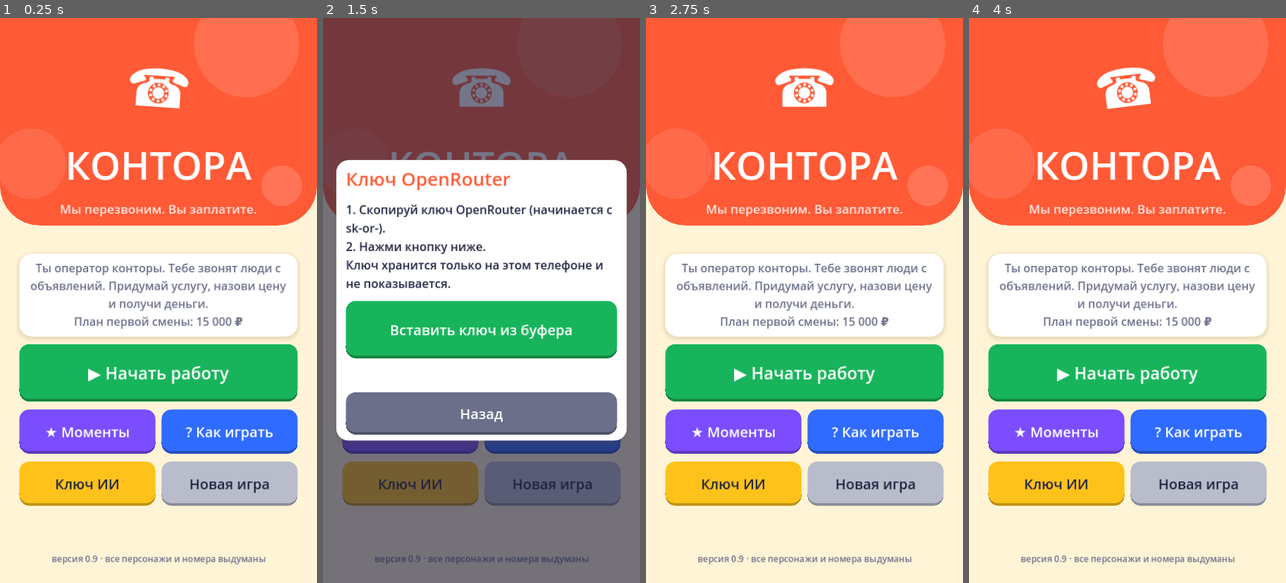
Above: before the commit, frames 1-4 (left to right).
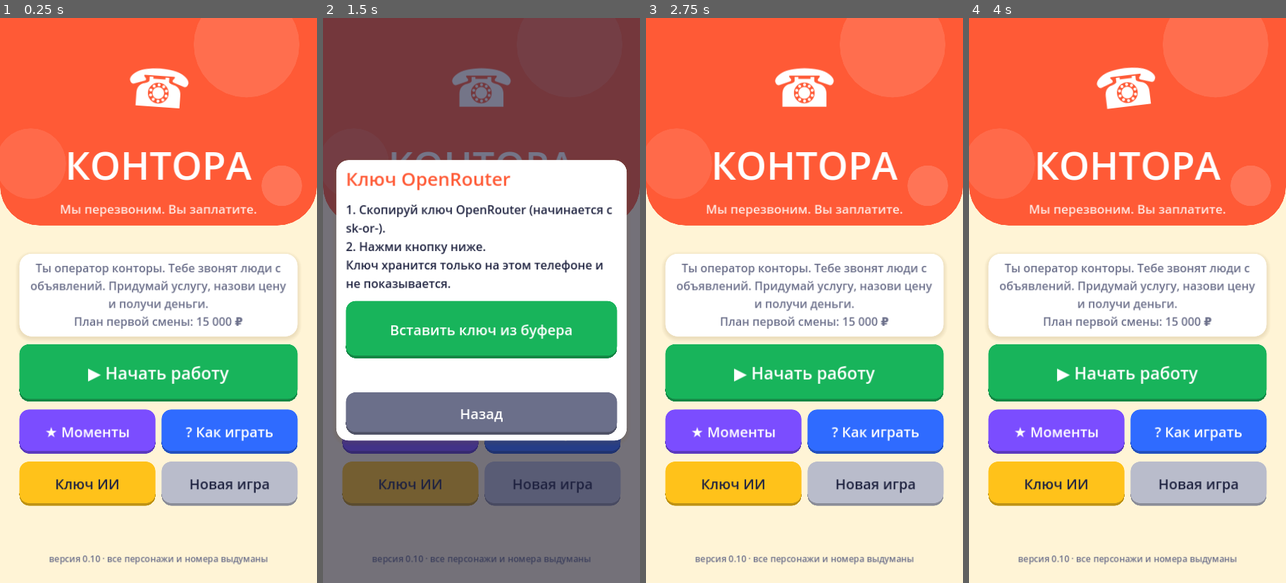
Above: after the commit, the same moments.

Repository: kokazolik/scumai
Game: Godot game, scene res://main.tscn
Same seed, same stepped clock (60 frames per second), same inputs: the game is played once before the commit and once after it.
Inputs:
- Up to frame 1 (0.25 s): no input
- Up to frame 2 (1.5 s): click "▶ Начать работу" at 0.5 s; click "▶ Начать работу" at 1.25 s
- Up to frame 3 (2.75 s): click "? Как играть" at 2 s
- Up to frame 4 (4 s): click "? Как играть" at 2.75 s; click "Новая игра" at 3.5 s

The runs differ from the first frame. In frame 1, 0.5% of the frame differs, in the area x 15-85%, y 95-97%; in frame 2, 0.2%; in frame 3, 0.5%; in frame 4, 0.5%.

Commit message:
v0.10: цена «14.000» распознаётся, учитывается любая названная за звонок цена
Co-Authored-By: Claude Opus 5.5 <noreply@anthropic.com>
Claude-Session: https://claude.ai/code/session_01Asjs6gV3ucSs4DgrwBz737

Diff:
--- a/scripts/call_session.gd
+++ b/scripts/call_session.gd
@@ -34,6 +34,7 @@
 var last_operator_line := ""
 var agreed_price := 0  # сколько клиент согласился заплатить, ₽
 var budget := 0        # сколько у клиента примерно есть денег, ₽
+var offered_max := 0     # самая большая цена, которую оператор называл за звонок
 var paid := false        # деньги уже получены (карта списана или перевод)
 var _card_answer := ""
 var _transfer_answer := ""  # "agree" | "refuse" | "no_price" | ""  # "agree" | "refuse" | "" на текущий ход
@@ -133,6 +134,8 @@
 		return
 	history.append({"role": "user", "content": "Оператор: " + text})
 	last_operator_line = text
+	if not has_corp_phone(text):
+		offered_max = maxi(offered_max, mentioned_price(text))
 	_card_answer = ""
 	_transfer_answer = ""
 	if not paid and has_corp_phone(text):
@@ -184,15 +187,29 @@
 static func mentioned_price(text: String) -> int:
 	var best := 0
 	var t := text.to_lower()
-	var re := RegEx.create_from_string("(\\d[\\d\\s]*\\d|\\d)(\\s*(тыс|к(?![а-яё])))?")
+	var re := RegEx.create_from_string("(\\d[\\d\\s.,]*\\d|\\d)(\\s*(тыс|к(?![а-яё])))?")
 	for m in re.search_all(t):
-		var digits := m.get_string(1).replace(" ", "")
-		if digits.length() > 7:
+		var raw := m.get_string(1).replace(" ", "").replace("\u00a0", "")
+		var parts := raw.replace(",", ".").split(".")
+		var n := 0.0
+		if parts.size() == 1:
+			n = float(raw)
+		else:
+			var thousands := true  # «14.000», «1,500,000» — точки и запятые между тройками цифр
+			for i in range(1, parts.size()):
+				if parts[i].length() != 3:
+					thousands = false
+			if thousands:
+				n = float("".join(parts))
+			elif parts.size() == 2:
+				n = float(parts[0] + "." + parts[1])  # «2,5 тыс»
+			else:
+				continue
+		if str(int(n)).length() > 7:
 			continue  # это номер телефона или карты, а не цена
-		var n := int(digits)
 		if m.get_string(2) != "":
-			n *= 1000
-		best = maxi(best, n)
+			n *= 1000.0
+		best = maxi(best, int(round(n)))
 	return best
 
 
@@ -236,7 +253,7 @@
 	history.append({"role": "assistant", "content": d["reply"] if d["reply"] != "" else "(молчит)"})
 	if d["reply"] != "":
 		caller_spoke.emit(d["reply"])
-	var offered := mentioned_price(last_operator_line)
+	var offered := maxi(mentioned_price(last_operator_line), offered_max)
 	if apply_trust and d["agreed_price"] > 0 and d["agreed_price"] <= mini(budget, offered) and d["agreed_price"] != agreed_price:
 		agreed_price = d["agreed_price"]
 		price_agreed.emit(agreed_price)
--- a/scripts/desktop.gd
+++ b/scripts/desktop.gd
@@ -4,7 +4,7 @@
 ## переписка, поле ввода с микрофоном, кнопки), платёжный терминал,
 ## итоги смены с «прикольными моментами». Весь интерфейс собирается кодом.
 
-const VERSION := "0.9"
+const VERSION := "0.10"
 const SAVE_PATH := "user://save.cfg"
 const SHIFT_CALLS := 8       # звонков в смене
 const FIRST_QUOTA := 15000   # план первой смены, ₽
Not shown, changed: export_presets.cfg
Not shown, added: apk/kontora-0.10.apk
Not shown, removed: apk/kontora-0.9.apk
